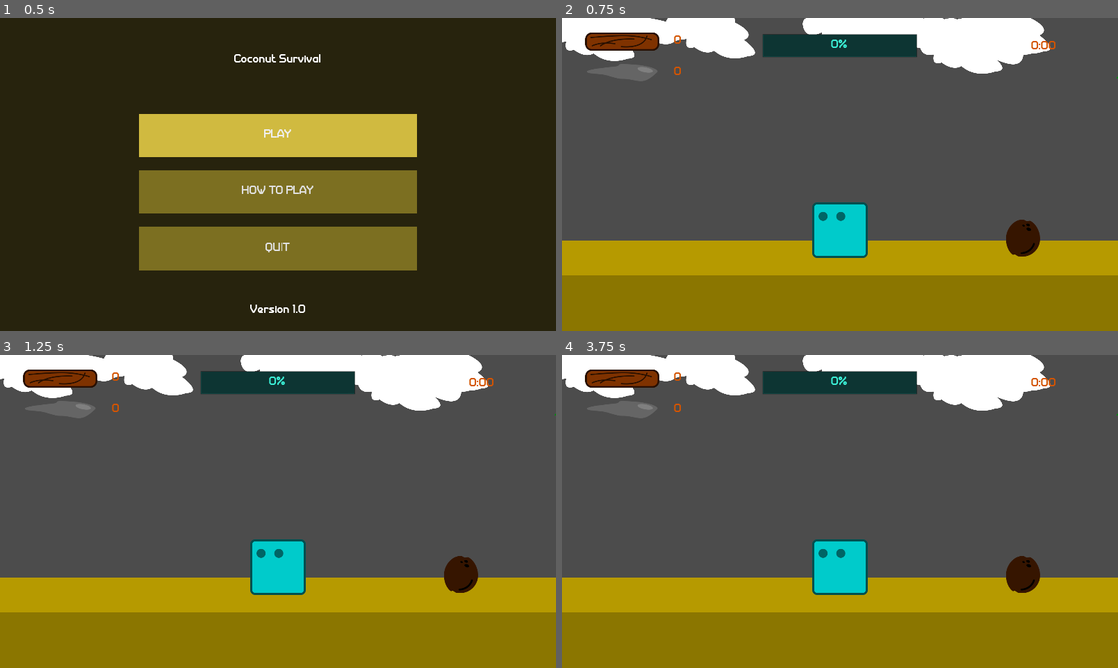
Above: before the commit, frames 1-4 (two rows, left to right).
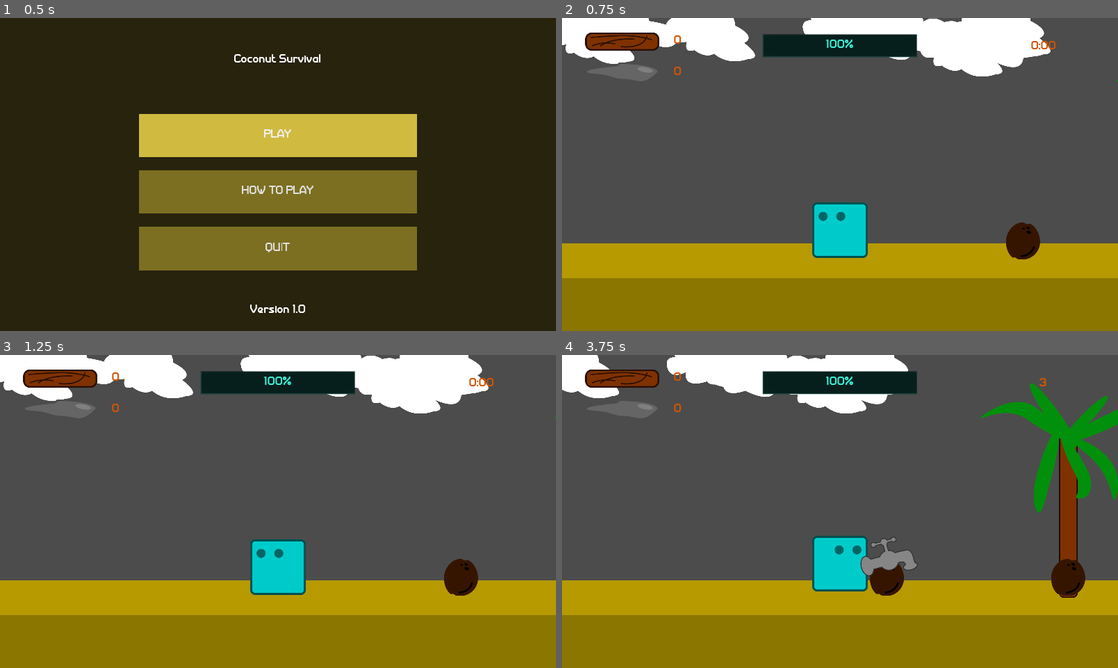
Above: after the commit, the same moments.

Repository: AlixBarreaux/coconut-survival
Game: Godot game, scene res://GUI/Main Menu/MainMenu.tscn
Two runs of this game, one before a commit and one after it. Both use one fixed random seed, a clock stepped at 60 frames per second and the inputs below. Sound files missing from this copy of the repository are replaced by a short silence.
Inputs:
- Up to frame 1 (0.5 s): no input
- Up to frame 2 (0.75 s): click "PLAY" at 0.5 s
- Up to frame 3 (1.25 s): no input
- Up to frame 4 (3.75 s): tap Enter at 1.25 s; hold D (move_right) 1.28-2.03 s; tap Space (attack) at 1.35, 2.75, 3.6 s; hold Q (move_left) 2.03-2.78 s; tap A (build_spike) at 2.1 s; hold D (move_right) from 2.78 s (still down); tap E (build_wall) at 2.85 s

Frame 1 is identical in both runs. In frame 2, 2.7% of the frame differs, in the area x 0-100%, y 0-84%; in frame 3, 2.7%; in frame 4, 14%.
Error before the commit: Parse Error: Expected an indented block after "else". (res://Creatures/Player/Player.gd:228)

Commit message:
Fix a bug due to a forgotten else statement with a print statement indented into it

Diff:
--- a/Creatures/Player/Player.gd
+++ b/Creatures/Player/Player.gd
@@ -223,6 +223,7 @@
 		body.queue_free()
 	else:
 #		print("Another item has been picked up in player: ", body.name)
+		pass
 
 
 func deplete_stone_amount(value : int) -> void:
--- a/Singletons/Events.gd
+++ b/Singletons/Events.gd
@@ -5,6 +5,7 @@
 
 # ----------------------------    RUN THE CODE     -----------------------------
 
+# warning-ignore
 signal tree_cut
 signal stone_pile_mined
 
